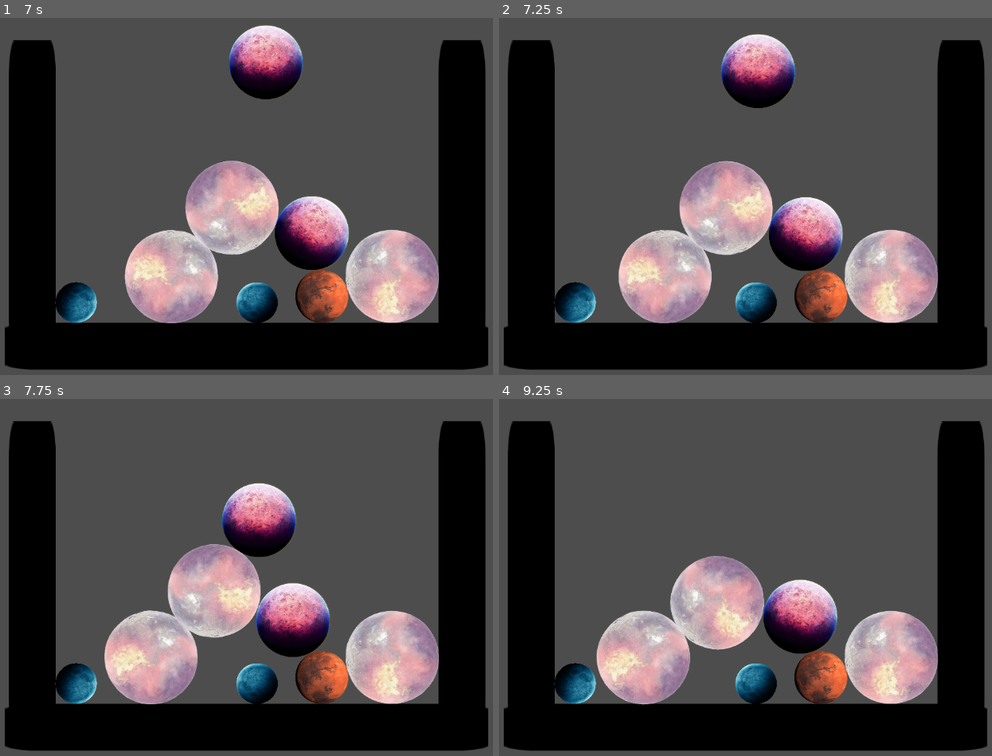
Above: before the commit, frames 1-4 (two rows, left to right).
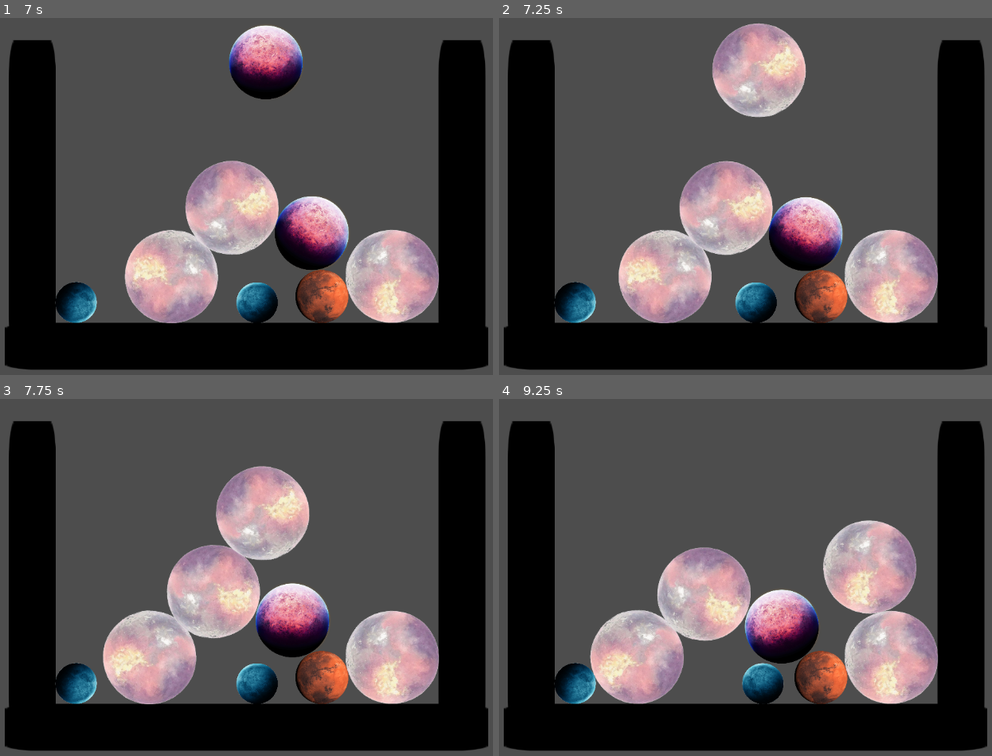
Above: after the commit, the same moments.

Repository: 6thAce/marbel-merger
Game: Godot game, scene res://main.tscn
The game is run twice, just before and just after one commit, with the same random seed, the same clock (stepped at 60 frames per second) and the same inputs. The engine's default icon, where the game draws it, is replaced by a stand-in: a white triangle on a blue panel in a dark square.
Inputs (mouse positions are in pixels of both pictures, inside the frame that each line leads up to):
- Up to frame 1 (7 s): tap Enter at 0.5 s; move the mouse to (384, 178) at 0.52 s; hold Right (ui_right) 0.53-1.28 s; tap Space (space) every 0.75 s from 0.6 to 6.6 s; click (384, 178) at 0.67 s; move the mouse to (118, 214) at 1.27 s; hold Left (ui_left) 1.28-2.03 s; move the mouse to (310, 117) at 2.02 s; hold Right (ui_right) 2.03-3.53 s; move the mouse to (211, 267) at 2.77 s; click (211, 267) at 2.92 s; move the mouse to (438, 250) at 3.52 s; hold Left (ui_left) 3.53-5.78 s; move the mouse to (54, 142) at 4.27 s; move the mouse to (276, 196) at 5.02 s; click (276, 196) at 5.17 s; move the mouse to (147, 107) at 5.77 s; hold Right (ui_right) from 5.78 s (still down); move the mouse to (384, 178) at 6.52 s
- Up to frame 2 (7.25 s): keep holding Right (ui_right)
- Up to frame 3 (7.75 s): keep holding Right (ui_right); move the mouse to (118, 595) at 7.27 s; tap Space (space) at 7.35 s; click (118, 595) at 7.42 s
- Up to frame 4 (9.25 s): move the mouse to (809, 498) at 8.02 s; release Right (ui_right) at 8.03 s; hold Left (ui_left) from 8.03 s (still down); tap Space (space) at 8.1, 8.85 s; move the mouse to (710, 648) at 8.77 s

Frame 1 is identical in both runs. In frame 2, 3.8% of the frame differs, in the area x 43-63%, y 1-28%; in frame 3, 4.8%; in frame 4, 12%, in the area x 18-85%, y 33-86%.

Commit message:
fixed the rest of merge bug

Diff:
--- a/ball2.tscn
+++ b/ball2.tscn
@@ -1,6 +1,6 @@
 [gd_scene load_steps=4 format=3 uid="uid://dlypir5dynwuy"]
 
-[ext_resource type="Script" uid="uid://dt2vcv47rdhyw" path="res://ball_3.gd" id="1_cq731"]
+[ext_resource type="Script" uid="uid://cjkwm1m3jmpk1" path="res://ball_2.gd" id="1_cq731"]
 [ext_resource type="Texture2D" uid="uid://x63ub6f3gtn" path="res://Planet/pngwing.com (1).png" id="2_cq731"]
 
 [sub_resource type="CircleShape2D" id="CircleShape2D_41u45"]
--- a/ball3.tscn
+++ b/ball3.tscn
@@ -1,6 +1,6 @@
 [gd_scene load_steps=4 format=3 uid="uid://dmh855alp8erh"]
 
-[ext_resource type="Script" uid="uid://cjkwm1m3jmpk1" path="res://ball_2.gd" id="1_cq731"]
+[ext_resource type="Script" uid="uid://dt2vcv47rdhyw" path="res://ball_3.gd" id="1_cq731"]
 [ext_resource type="Texture2D" uid="uid://bm60jc41fc072" path="res://Planet/pngwing.com (3).png" id="1_rljgb"]
 
 [sub_resource type="CircleShape2D" id="CircleShape2D_qswyg"]
--- a/ball4.tscn
+++ b/ball4.tscn
@@ -1,13 +1,13 @@
 [gd_scene load_steps=4 format=3 uid="uid://da3f7w6w23chk"]
 
-[ext_resource type="Script" uid="uid://dt2vcv47rdhyw" path="res://ball_3.gd" id="1_t3t4t"]
+[ext_resource type="Script" uid="uid://dxwna2w5nr8ow" path="res://ball_4.gd" id="1_s1pa7"]
 [ext_resource type="Texture2D" uid="uid://84mi0c0k75f2" path="res://Planet/pngwing.com (2).png" id="2_2004f"]
 
 [sub_resource type="CircleShape2D" id="CircleShape2D_5isnn"]
 radius = 90.005554
 
 [node name="ball4" type="RigidBody2D"]
-script = ExtResource("1_t3t4t")
+script = ExtResource("1_s1pa7")
 
 [node name="Sprite2D" type="Sprite2D" parent="."]
 scale = Vector2(0.12, 0.12)
